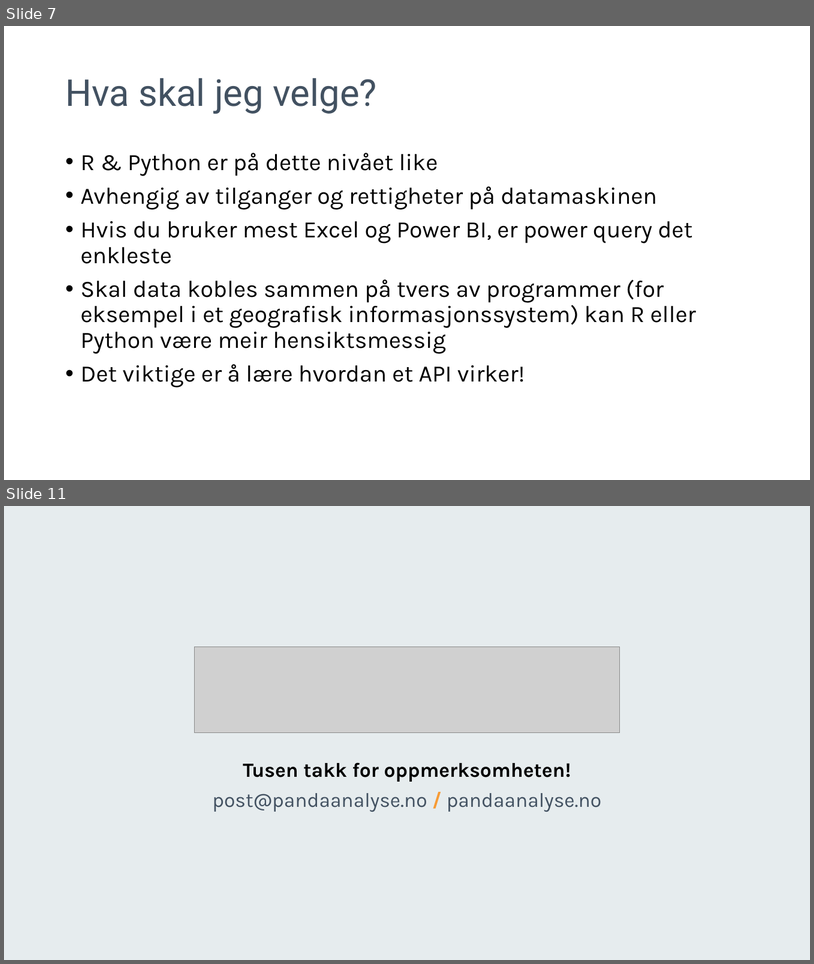
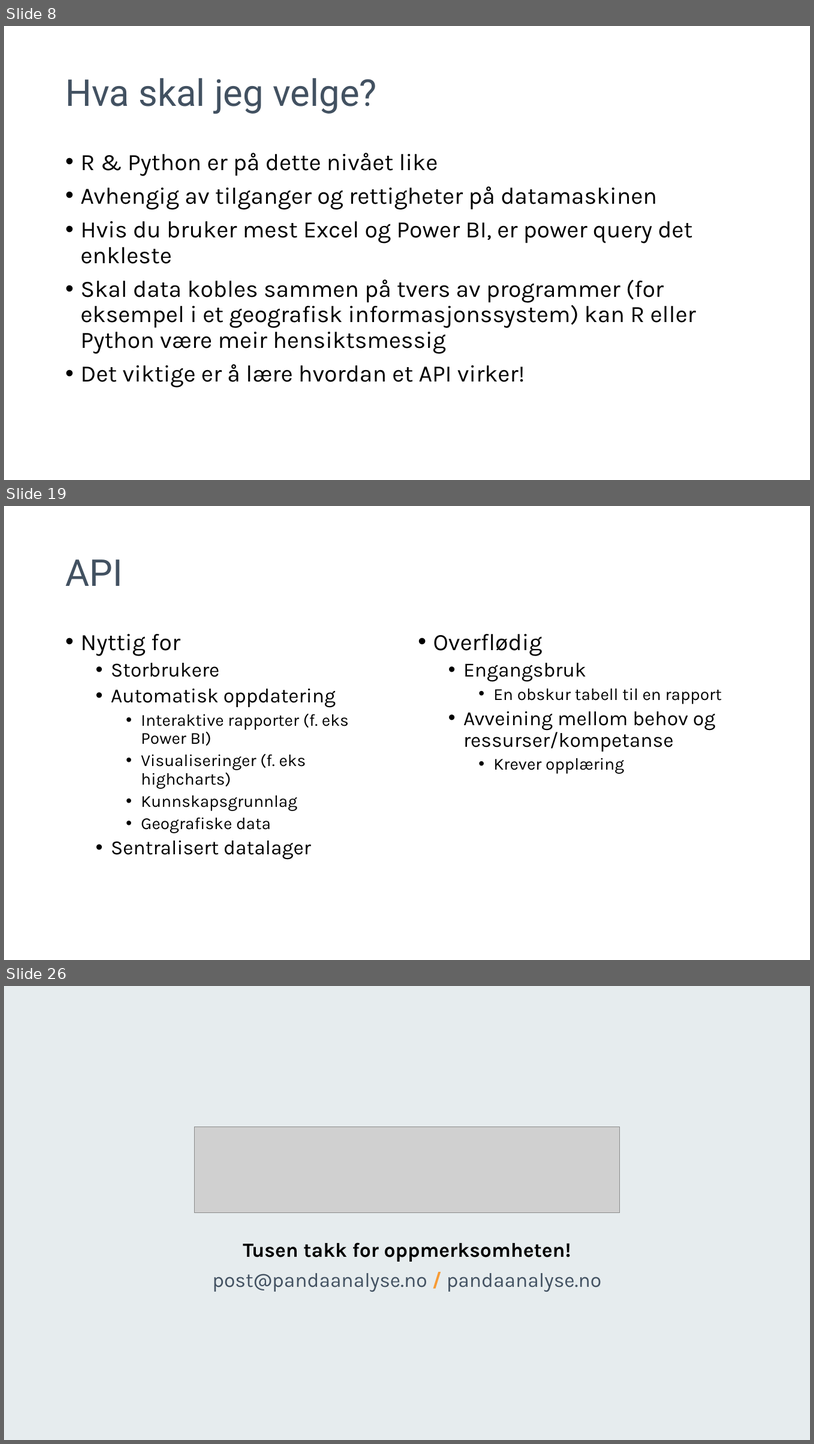
Before and after one commit to pandaAPIkurs/kursdata, a slide deck: Trinn1.pptx. Shown one above the other, each under a label of ours: slides 7 and 11 before the commit, slides 8, 19 and 26 after it; the slides between them are not shown. The pictures are 814x964 and 814x1444 pixels, drawn with LibreOffice and Linux fonts; fonts in the diff are those of the drawing; grey boxes stand for pictures; background and template pictures are left out. Boxes give left, top, right and bottom in pixels: in the first picture for what was removed or moved away, otherwise in the second. Text is boxed around its words. In the diff, an @@ line names an element or a change of style, - is before the commit and + after.

```diff
--- a/Trinn1.pptx
+++ b/Trinn1.pptx
@@ slide 19 added at (4,506,810,960), background #FFFFFF @@
@@ title added at (65,559,123,586), 44 pt, text #425161 @@
+API
@@ text added at (81,634,349,859), 20 pt, text #000000 @@
+• Nyttig for
+  • Storbrukere
+  • Automatisk oppdatering
+    • Interaktive rapporter (f. eks Power BI)
+    • Visualiseringer (f. eks highcharts)
+    • Kunnskapsgrunnlag
+    • Geografiske data
+  • Sentralisert datalager
@@ text added at (434,634,722,774), 24 pt, text #000000 @@
+• Overflødig
+  • Engangsbruk
+    • En obskur tabell til en rapport
+  • Avveining mellom behov og ressurser/kompetanse
+    • Krever opplæring
@@ what was slide 7 is now slide 8 @@
@@ what was slide 11 is now slide 26 @@
```
Also in this commit, not shown: 4 slides changed, 17 other slides added, 3 slides removed, 11 other files.
